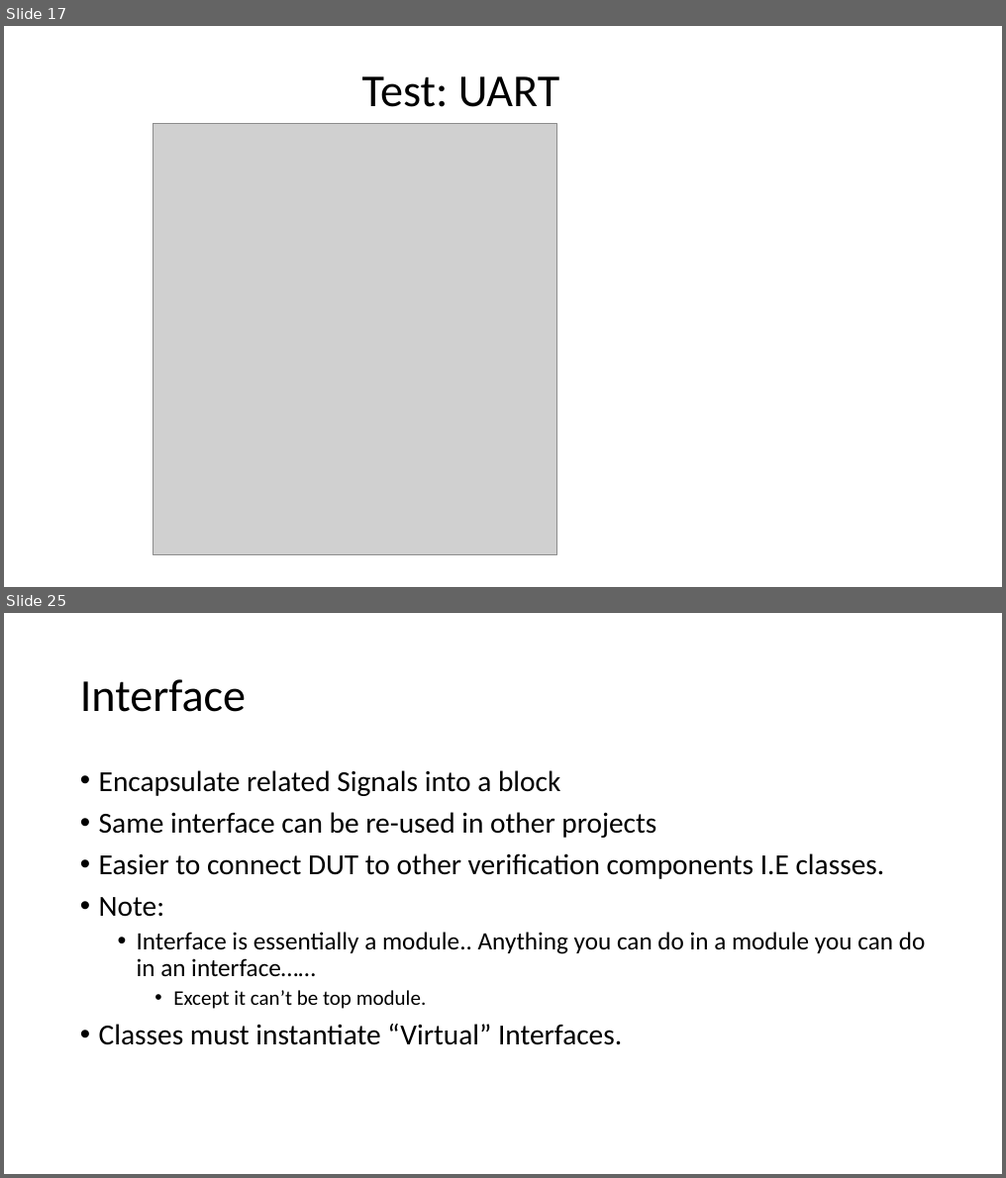
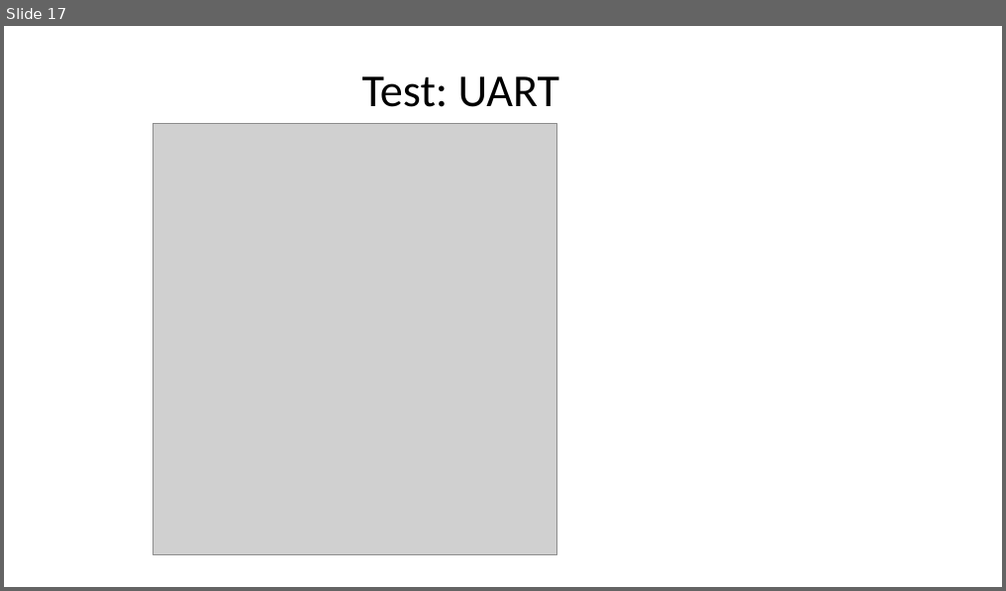
Before and after one commit to isomoye/EEGR471, a slide deck: sections/Segment_6.pptm. Shown one above the other, each under a label of ours: slides 17 and 25 before the commit, slide 17 after it; the slides between them are not shown. The pictures are 1006x1178 and 1006x591 pixels, drawn with LibreOffice and Linux fonts; fonts in the diff are those of the drawing; grey boxes stand for pictures. Boxes give left, top, right and bottom in pixels: in the first picture for what was removed or moved away, otherwise in the second. Text is boxed around its words. In the diff, an @@ line names an element or a change of style, - is before the commit and + after.

```diff
--- a/sections/Segment_6.pptm
+++ b/sections/Segment_6.pptm
@@ slide 25 removed at bbox=[4, 613, 1002, 1174], background #FFFFFF @@
@@ title removed at bbox=[80, 679, 246, 712] @@
-Interface
@@ text removed at bbox=[99, 770, 926, 1046] @@
-• Encapsulate related Signals into a block
-• Same interface can be re-used in other projects
-• Easier to connect DUT to other verification components I.E classes.
-• Note:
-  • Interface is essentially a module.. Anything you can do in a module you can do in an interface……
-    • Except it can’t be top module.
-• Classes must instantiate “Virtual” Interfaces.
```
Also in this commit, not shown: 2 slides changed, 49 other slides removed, 3 other files.
